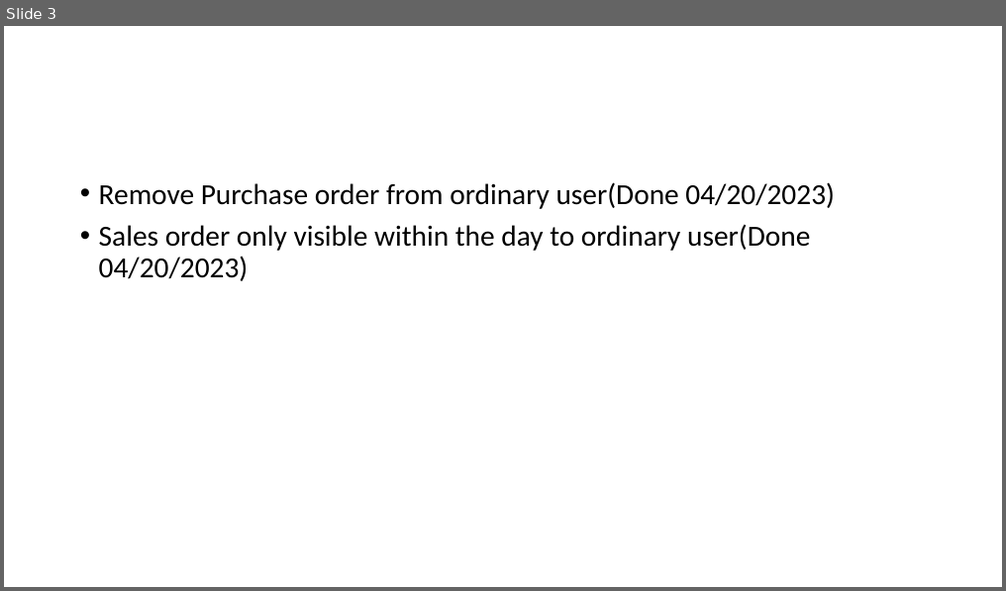
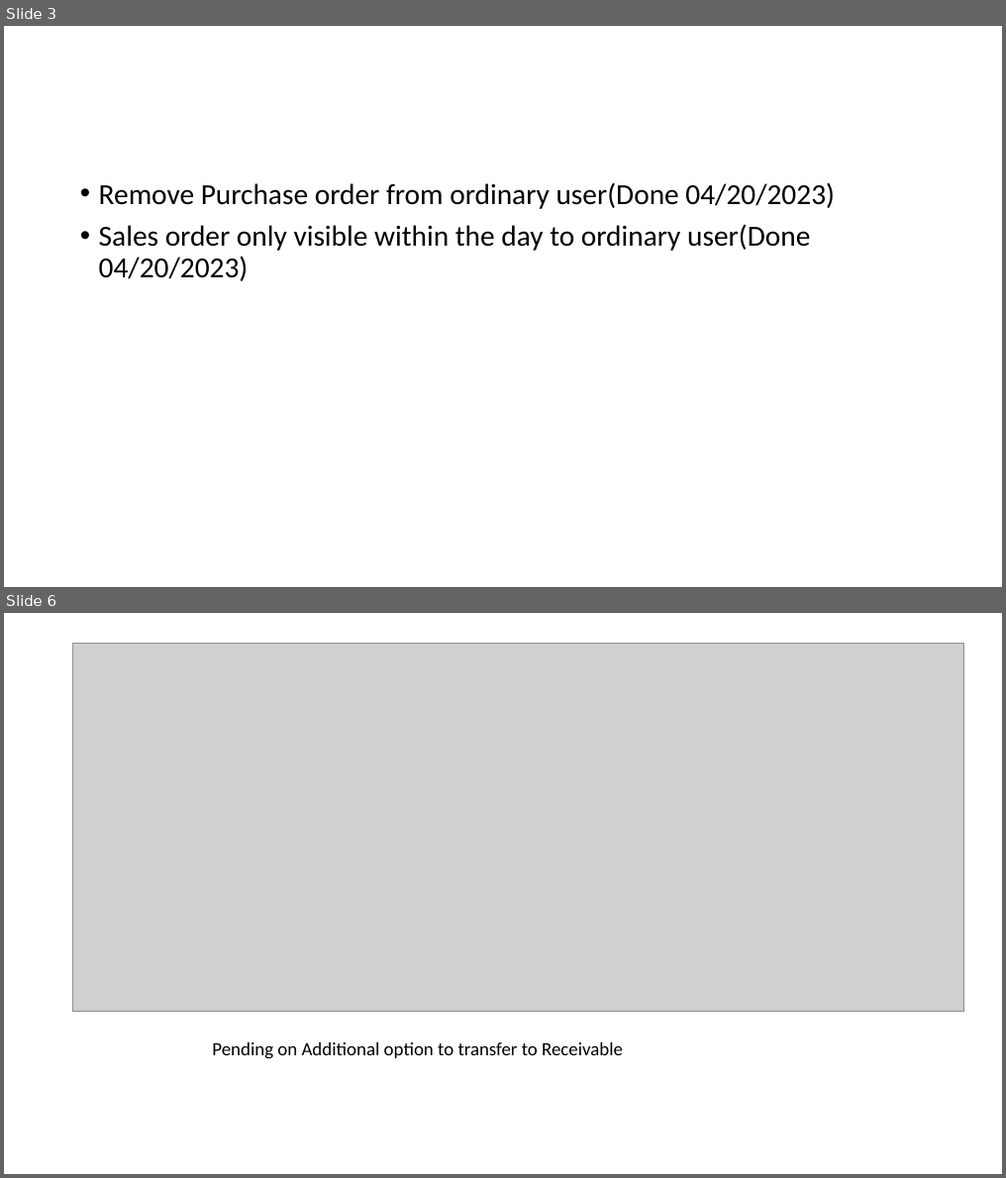
Before and after one commit to baluyotdaniloangelo/Teves_Billing_System, a slide deck: Documents/teves new input.pptx. Shown one above the other, each under a label of ours: slide 3 before the commit, slides 3 and 6 after it; the slides between them are not shown. The pictures are 1006x591 and 1006x1178 pixels, drawn with LibreOffice and Linux fonts; fonts in the diff are those of the drawing; grey boxes stand for pictures. Boxes give left, top, right and bottom in pixels: in the first picture for what was removed or moved away, otherwise in the second. Text is boxed around its words. In the diff, an @@ line names an element or a change of style, - is before the commit and + after.

```diff
--- a/Documents/teves new input.pptx
+++ b/Documents/teves new input.pptx
@@ slide 6 added at <box>4,613,1002,1174</box>, background #FFFFFF @@
@@ picture added at <box>73,643,964,1012</box> @@
@@ text added at <box>212,1043,623,1059</box>, 18 pt, text #000000 @@
+Pending on Additional option to transfer to Receivable
```
Also in this commit, not shown: 3 other slides added, 18 other files.
